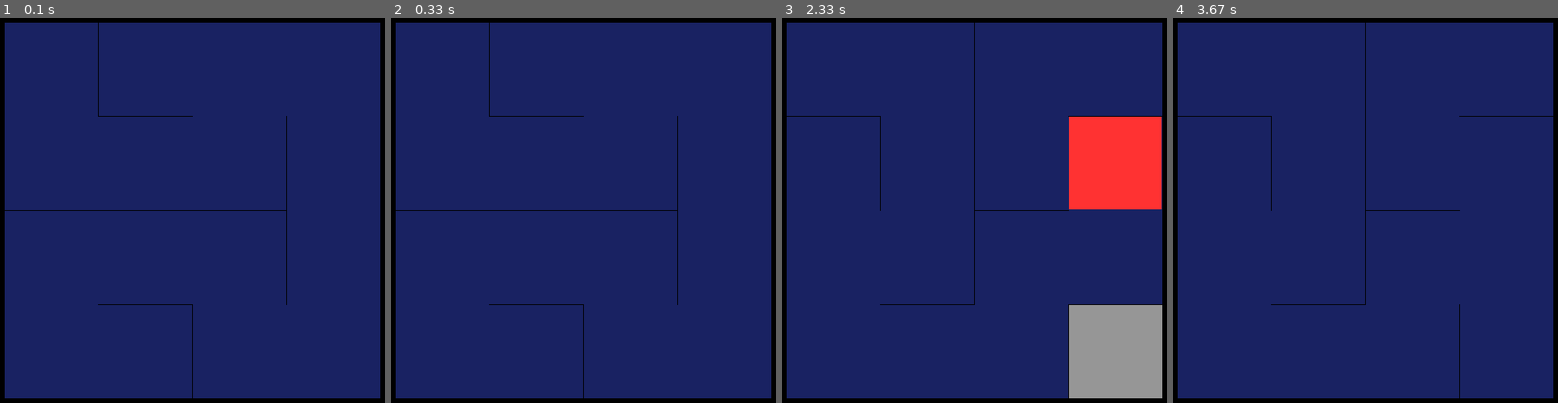
Above: before the commit, frames 1-4 (left to right).
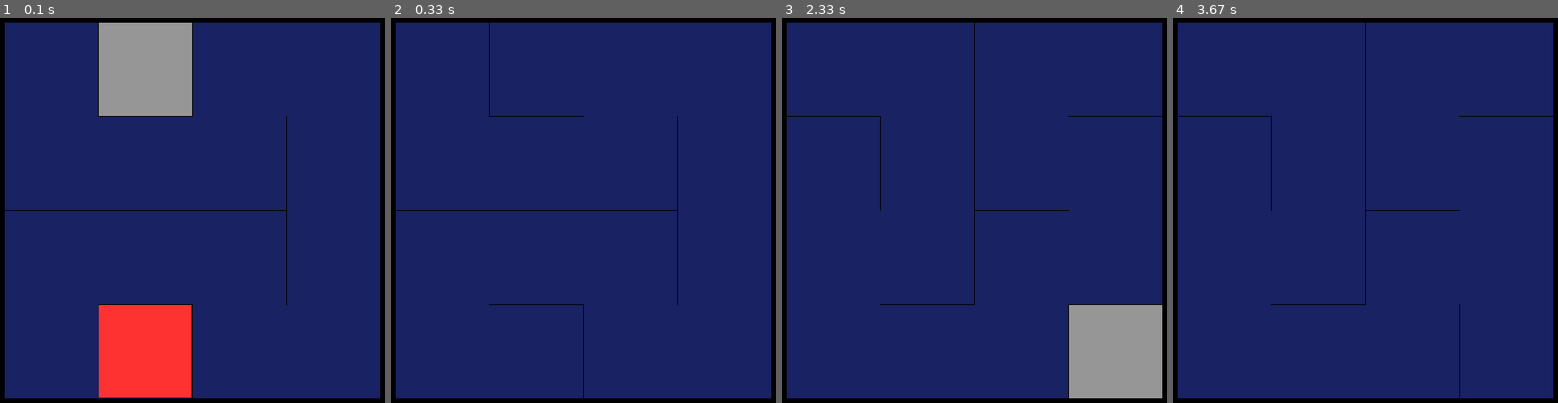
Above: after the commit, the same moments.

Repository: jrome5/python_projects
Game: pygame game, started from maze_solvers/maze_sim.py
Same seed, same stepped clock (60 frames per second), same inputs: the game is played once before the commit and once after it. The source is Python 2; it was converted automatically to run under Python 3.
Inputs:
- Up to frame 1 (0.1 s): no input
- Up to frame 2 (0.33 s): no input
- Up to frame 3 (2.33 s): hold M 0.33-0.8 s; hold M 0.83-1.3 s; tap M at 1.33, 2.17 s; hold M 1.67-2.13 s
- Up to frame 4 (3.67 s): no input

The runs differ from the first frame. In frame 1, 12% of the frame differs, in the area x 25-51%, y 1-99%; in frame 2, nothing differs; in frame 3, 5.8%; in frame 4, nothing differs.

Commit message:
Add config file to contain sim parameters

Diff:
--- /dev/null
+++ b/maze_solvers/config.py
@@ -0,0 +1,55 @@
+class simConfig:
+	def __init__(self):
+		self.width = 500
+		self.height = 500
+		self.FPS = 30
+		self.padding = 10
+		self.grid_size = 4
+		self.cell_thickness = 1
+		self.cell_width = self.calculateCellWidth()
+		self.delay = self.calculateSimDelay()
+
+	def getWidth(self):
+		return self.width
+
+	def getHeight(self):
+		return self.height
+
+	def getFPS(self):
+		return self.FPS
+
+	def getPadding(self):
+		return self.padding
+
+	def getGridSize(self):
+		return self.grid_size
+
+	def getCellThickness(self):
+		return self.cell_thickness
+
+	def getCellWidth(self):
+		return self.cell_width
+
+	def calculateCellWidth(self):
+		return (self.width-(self.padding*2))/self.grid_size
+
+	def calculateSimDelay(self, animate = True):
+		return 0.1/(self.grid_size**2)
+
+	def getSimDelay(self, animate=True):
+		return self.delay if animate else 0
+
+	def getBlackColor(self):
+		return [0, 0, 0]
+
+	def getGreyColor(self):
+		return [150, 150, 150]
+
+	def getBlueColor(self):
+		return [25, 34, 98]
+
+	def getRedColor(self):
+		return [255, 50, 50]
+
+	def getGreenColor(self):
+		return [50, 255, 50]
--- a/maze_solvers/dijkstra.py
+++ b/maze_solvers/dijkstra.py
@@ -13,7 +13,22 @@
 
 import heapq
 
-def dijkstra(graph, start, target):
+def dijkstra(screen, graph, config):
+		#get config parameters
+		size = config.getGridSize()
+		width = config.getCellWidth()
+		padding = config.getPadding()
+		thickness = config.getCellThickness()
+		delay = config.getSimDelay()
+		x = config.getPadding()
+		y = config.getPadding()
+
+		# draw a single width cell
+		pygame.draw.rect(screen, config.getRedColor(), (x +1, y +1, width-thickness-2, width-thickness-2), 0)
+		pygame.display.update()
+
+		start = 0
+		target = size**2 -1
 		start_vertex = graph.get_vertex(start)
 		target_vertex = graph.get_vertex(target)
 		print('''Dijkstra's shortest path''')
--- a/maze_solvers/maze_sim.py
+++ b/maze_solvers/maze_sim.py
@@ -3,8 +3,13 @@
 import random
 from graph import *
 from dijkstra import *
+from config import simConfig
 
-def makeGrid(screen, size, padding, width, thickness):
+def makeGrid(screen, config):
+  size = config.getGridSize()
+  width = config.getCellWidth()
+  padding = config.getPadding()
+  thickness = config.getCellThickness()
   grid = []
   graph = Graph()
   cell_id = 0
@@ -13,11 +18,11 @@
       x = (col * width)+ padding
       y = (row * width) + padding
       pointslist = (x, y, width, width)
-      pygame.draw.rect(screen, grey, pointslist)                               # inner cell
-      pygame.draw.line(screen, black, [x, y], [x + width, y], thickness)           # top of cell
-      pygame.draw.line(screen, black, [x + width, y], [x + width, y + width], thickness)   # right of cell
-      pygame.draw.line(screen, black, [x + width, y + width], [x, y + width], thickness)   # bottom of cell
-      pygame.draw.line(screen, black, [x, y + width], [x, y], thickness)           # left of cell
+      pygame.draw.rect(screen, config.getGreyColor(), pointslist)                               # inner cell
+      pygame.draw.line(screen, config.getBlackColor(), [x, y], [x + width, y], thickness)           # top of cell
+      pygame.draw.line(screen, config.getBlackColor(), [x + width, y], [x + width, y + width], thickness)   # right of cell
+      pygame.draw.line(screen, config.getBlackColor(), [x + width, y + width], [x, y + width], thickness)   # bottom of cell
+      pygame.draw.line(screen, config.getBlackColor(), [x, y + width], [x, y], thickness)           # left of cell
       grid.append((x,y))
       cell = Vertex(cell_id)
       cell.set_position(x, y)
@@ -26,14 +31,18 @@
   return grid, graph
 
 
-def generateMaze(screen, grid, graph, start_point, size, width, thickness, animate=True):
+def generateMaze(screen, grid, graph, config, animate=True):
+    size = config.getGridSize()
+    width = config.getCellWidth()
+    padding = config.getPadding()
+    thickness = config.getCellThickness()
     stack = []
     cell_stack = []
     visited = []
-    delay = 0.1/(size**2) if animate else 0
-    x = start_point
-    y = start_point
-    pygame.draw.rect(screen, red, (x +1, y +1, width-thickness-1, width-thickness-1), 0)          # draw a single width cell
+    delay = config.getSimDelay()
+    x = config.getPadding()
+    y = config.getPadding()
+    pygame.draw.rect(screen, config.getRedColor(), (x +1, y +1, width-thickness-1, width-thickness-1), 0)          # draw a single width cell
     stack.append((x,y))                                            # place starting cell into stack
     cell_stack.append(0)
     visited.append((x,y))                                          # add starting cell to visited list
@@ -61,21 +70,21 @@
         if len(cell) > 0:                                          # check to see if cell list is empty
             cell_chosen = (random.choice(cell))                    # select one of the cell randomly
             if cell_chosen == "right":                             # if this cell has been chosen
-                pygame.draw.rect(screen, blue, (x +1, y +1, (2*width)-thickness, width - thickness), 0)
+                pygame.draw.rect(screen, config.getBlueColor(), (x +1, y +1, (2*width)-thickness, width - thickness), 0)
                 cell_chosen_id = cell_id + 1
                 x = x + width                                          # make this cell the current cell
                 visited.append((x, y))                              # add to visited list
                 stack.append((x, y))                                # place current cell on to stack
 
             elif cell_chosen == "left":
-                pygame.draw.rect(screen, blue, (x - width +1, y +1, (2*width)-thickness, width - thickness), 0)
+                pygame.draw.rect(screen, config.getBlueColor(), (x - width +1, y +1, (2*width)-thickness, width - thickness), 0)
                 cell_chosen_id = cell_id - 1
                 x = x - width
                 visited.append((x, y))
                 stack.append((x, y))
 
             elif cell_chosen == "down":
-                pygame.draw.rect(screen, blue, (x +  1, y + 1, width-thickness, (2*width)-thickness), 0)
+                pygame.draw.rect(screen, config.getBlueColor(), (x +  1, y + 1, width-thickness, (2*width)-thickness), 0)
                 cell_chosen_id = cell_id + size
                 y = y + width
                 visited.append((x, y))
@@ -83,7 +92,7 @@
 
             elif cell_chosen == "up":
                 # draw a rectangle twice the width of the cell
-                pygame.draw.rect(screen, blue, (x + 1, y - width + 1, width - thickness, (2*width)-thickness), 0)
+                pygame.draw.rect(screen, config.getBlueColor(), (x + 1, y - width + 1, width - thickness, (2*width)-thickness), 0)
                 cell_chosen_id = cell_id - size
                 y = y - width
                 visited.append((x, y))
@@ -97,9 +106,9 @@
         else:
             x, y = stack.pop()                                    # if no cells are available pop one from the stack
             cell_id = cell_stack.pop()
-            pygame.draw.rect(screen, red, (x +1, y +1, width-thickness-1, width-thickness-1), 0)          # draw a single width cell
+            pygame.draw.rect(screen, config.getRedColor(), (x +1, y +1, width-thickness-1, width-thickness-1), 0)          # draw a single width cell
             time.sleep(delay)                                       # slow program down a bit
-            pygame.draw.rect(screen, blue, (x +1, y +1, width-thickness-1, width-thickness-1), 0)        # used to re-colour the path after single_cell
+            pygame.draw.rect(screen, config.getBlueColor(), (x +1, y +1, width-thickness-1, width-thickness-1), 0)        # used to re-colour the path after single_cell
 
 
 def printOpeningMessage():
@@ -108,35 +117,21 @@
     print(opening_message + '\n' + controls_message)
     return
 
-#GUI colors
-black = [0,0,0]
-grey = [150,150,150]
-blue = [25,34,98]
-red = [255, 50, 50]
-
-
 def main():
-    width = 500
-    height = 500
     pygame.init()
-    screen = pygame.display.set_mode((width, height))
+    sim_config = simConfig()
+    screen = pygame.display.set_mode((sim_config.getWidth(), sim_config.getHeight()))
     clock = pygame.time.Clock()
     font = pygame.font.SysFont(None, 48)
     pygame.display.set_caption("Maze Generator")
 
-    grid_size = 4
-    FPS = 30
-    padding = 10
-    cell_thickness = 1
-    cell_width = (width-(padding*2))/grid_size
-
-    grid, graph = makeGrid(screen, grid_size, padding, cell_width, cell_thickness)
-    generateMaze(screen, grid, graph, padding, grid_size, cell_width, cell_thickness, False)
+    grid, graph = makeGrid(screen, sim_config)
+    generateMaze(screen, grid, graph, sim_config, False)
     pygame.display.update()
     printOpeningMessage()
     running = True
     while running:
-        clock.tick(FPS)
+        clock.tick(sim_config.getFPS())
         for event in pygame.event.get():
             if event.type == pygame.QUIT:
               running = False
@@ -144,10 +139,10 @@
               running = False
             if event.type == pygame.KEYDOWN and event.key == pygame.K_m:
                 print("New maze coming right up!")
-                grid, graph = makeGrid(screen, grid_size, padding, cell_width, cell_thickness)
-                generateMaze(screen, grid, graph, padding, grid_size, cell_width, cell_thickness, True)
+                grid, graph = makeGrid(screen, sim_config)
+                generateMaze(screen, grid, graph, sim_config, True)
             if event.type == pygame.KEYDOWN and event.key == pygame.K_d:
-                dijkstra(graph, 0, grid_size**2-1) #get from start to end
+                dijkstra(screen, graph, sim_config) #get from start to end
         pygame.display.update()
     pygame.quit()
 
